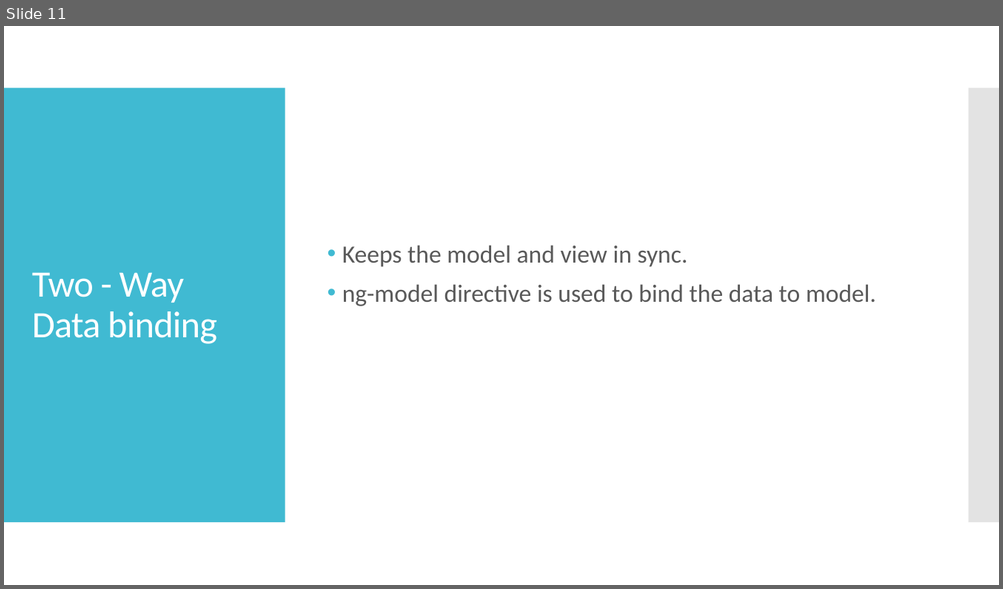
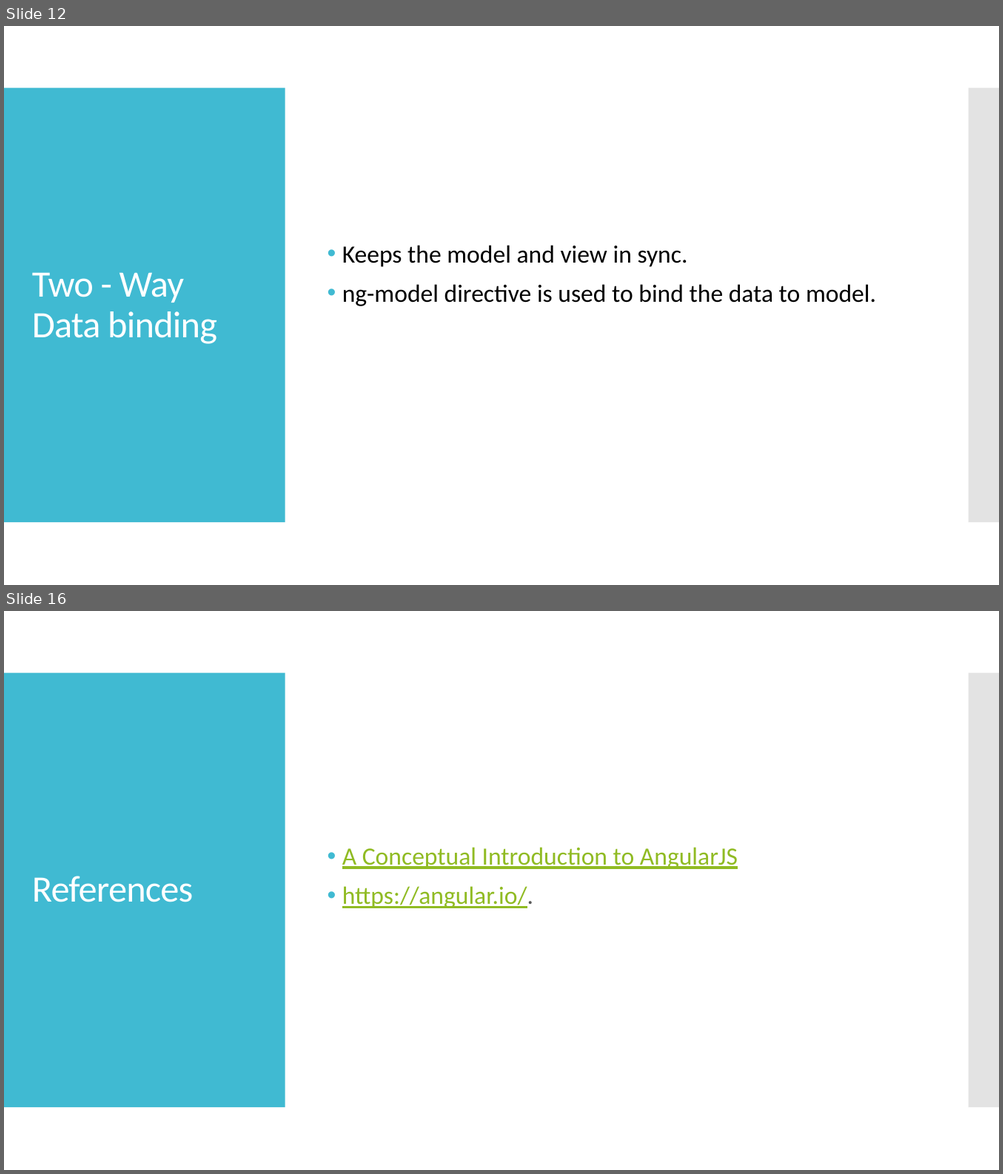
Before and after one commit to webelf000/angular_sample_app, a slide deck: Angular JS - Workshop.pptx. Shown one above the other, each under a label of ours: slide 11 before the commit, slides 12 and 16 after it; the slides between them are not shown. The pictures are 1003x589 and 1003x1174 pixels, drawn with LibreOffice and Linux fonts; fonts in the diff are those of the drawing. Boxes give left, top, right and bottom in pixels: in the first picture for what was removed or moved away, otherwise in the second. Text is boxed around its words. In the diff, an @@ line names an element or a change of style, - is before the commit and + after.

```diff
--- a/Angular JS - Workshop.pptx
+++ b/Angular JS - Workshop.pptx
@@ slide 16 added at (4, 611, 999, 1170), background #FFFFFF; not listed: 2 template elements that a slide beside it also shows @@
@@ text added at (342, 847, 737, 908), 24 pt, text #90BB23, underline @@
+• A Conceptual Introduction to AngularJS
+• https://angular.io/.
@@ title added at (32, 876, 193, 903), 36 pt, text #FFFFFF @@
+References
@@ what was slide 11 is now slide 12 @@
@@ slide 12 changed as well @@
@@ text "Keeps the model and view ..." at (342, 245, 876, 306): text colour #595959 to #000000 @@
```
Also in this commit, not shown: 10 other slides changed, 5 other slides added.
